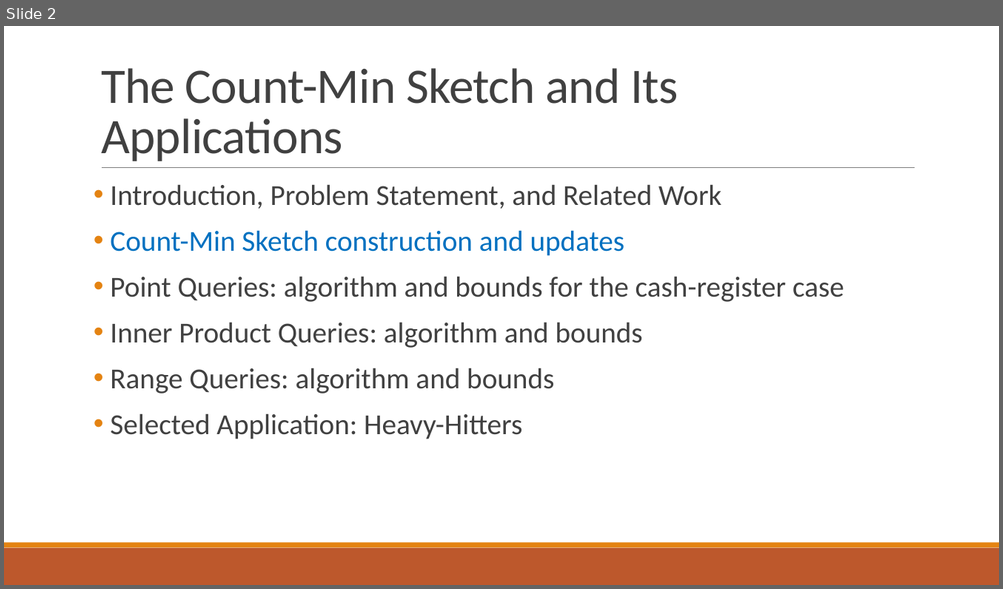
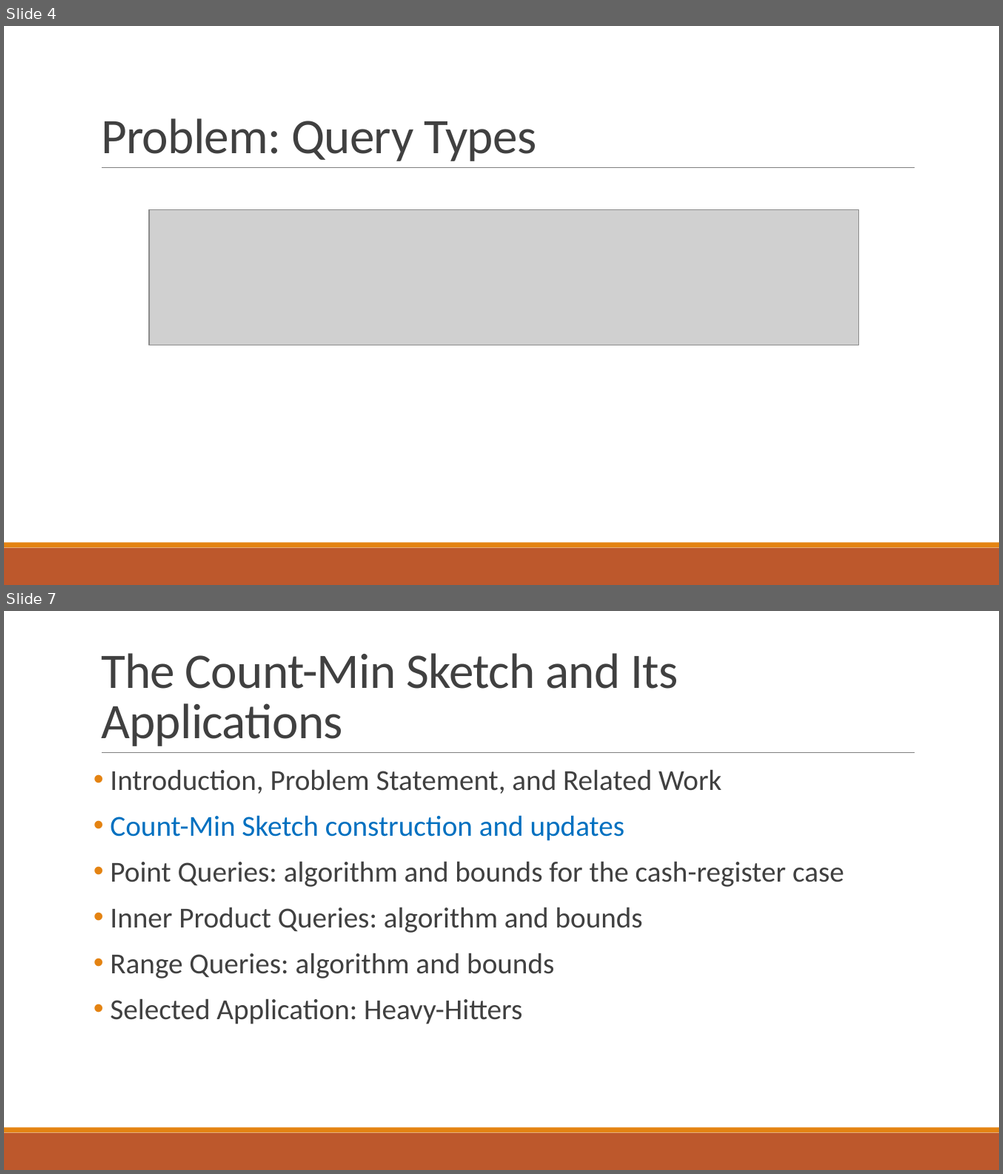
Before and after one commit to ewagner46/count_min_sketch_technical_summary, a slide deck: count_min_sketch_talk_EW.pptx. Shown one above the other, each under a label of ours: slide 2 before the commit, slides 4 and 7 after it; the slides between them are not shown. The pictures are 1003x589 and 1003x1174 pixels, drawn with LibreOffice and Linux fonts; fonts in the diff are those of the drawing; grey boxes stand for pictures. Boxes give left, top, right and bottom in pixels: in the first picture for what was removed or moved away, otherwise in the second. Text is boxed around its words. In the diff, an @@ line names an element or a change of style, - is before the commit and + after.

```diff
--- a/count_min_sketch_talk_EW.pptx
+++ b/count_min_sketch_talk_EW.pptx
@@ slide 4 added at [4, 26, 999, 585], background #FFFFFF; not listed: 3 template elements that a slide beside it also shows @@
@@ title added at [101, 118, 536, 161], 48 pt, text #404040 @@
+Problem: Query Types
@@ picture added at [149, 210, 858, 346] @@
@@ what was slide 2 is now slide 7 @@
```
Also in this commit, not shown: 11 other slides added.
